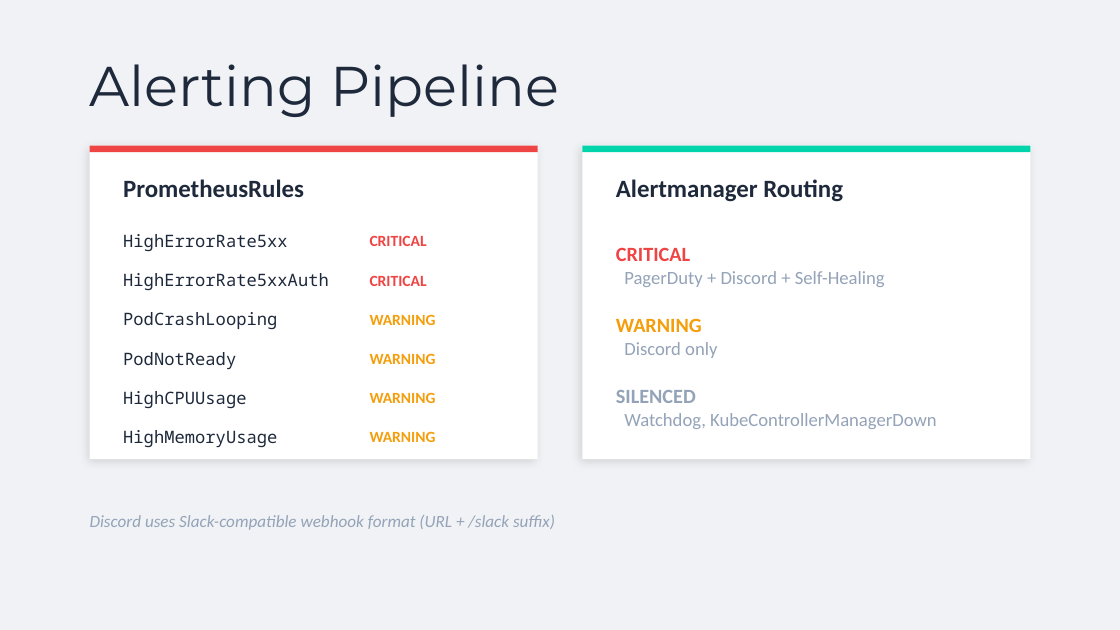
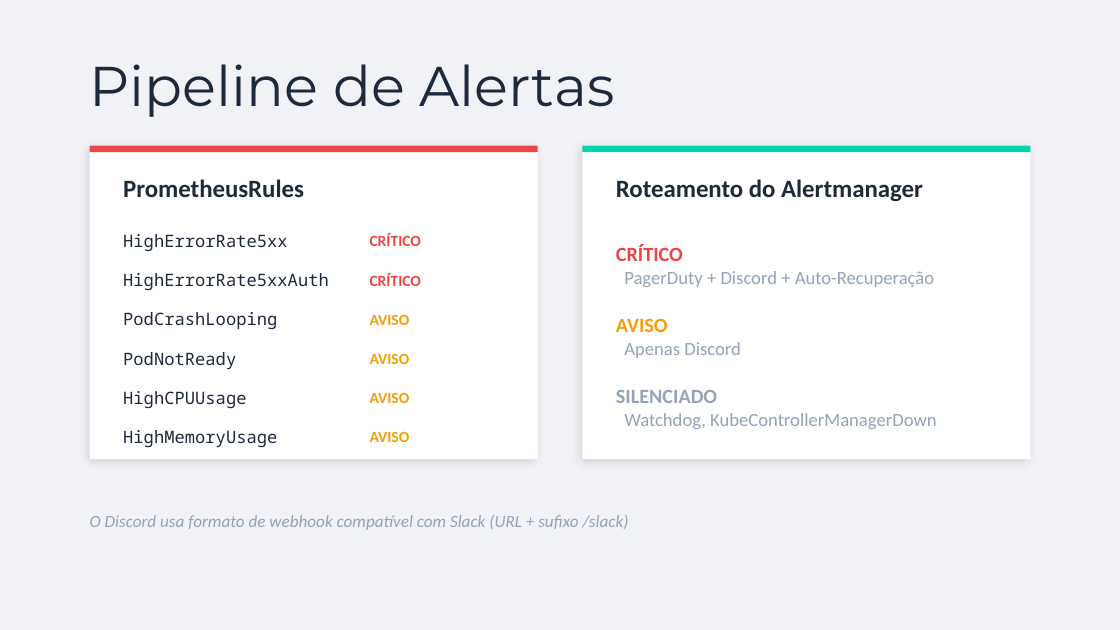
Before and after one commit to rivachef/TC4-ToggleMaster, a slide deck: slide 8 of docs/ToggleMaster-Phase4-Presentation.pptx. Drawn at 1120x630 pixels with LibreOffice and Linux fonts; fonts in the diff are those of the drawing. Boxes give left, top, right and bottom in pixels: in the first picture for what was removed or moved away, otherwise in the second. Text is boxed around its words. In the diff, an @@ line names an element or a change of style, - is before the commit and + after.

```diff
--- a/docs/ToggleMaster-Phase4-Presentation.pptx
+++ b/docs/ToggleMaster-Phase4-Presentation.pptx
@@ text at [90, 64, 615, 117]: text changed @@
-Alerting Pipeline
+Pipeline de Alertas
@@ text at [616, 179, 923, 202]: text changed @@
-Alertmanager Routing
+Roteamento do Alertmanager
@@ text at [370, 233, 421, 246]: text changed @@
-CRITICAL
+CRÍTICO
@@ text at [370, 273, 421, 286]: text changed @@
-CRITICAL
+CRÍTICO
@@ text at [616, 271, 934, 403]: text changed @@
-CRITICAL
-PagerDuty + Discord + Self-Healing
-WARNING
-Discord only
-SILENCED
+CRÍTICO
+PagerDuty + Discord + Auto-Recuperação
+AVISO
+Apenas Discord
+SILENCIADO
@@ text at [370, 314, 410, 325]: text changed @@
-WARNING
+AVISO
@@ text at [370, 353, 410, 364]: text changed @@
-WARNING
+AVISO
@@ text at [370, 392, 410, 403]: text changed @@
-WARNING
+AVISO
@@ text at [370, 431, 410, 442]: text changed @@
-WARNING
+AVISO
@@ text at [90, 515, 629, 530]: text changed @@
-Discord uses Slack-compatible webhook format (URL + /slack suffix)
+O Discord usa formato de webhook compatível com Slack (URL + sufixo /slack)
```
Also in this commit, not shown: 12 other slides changed, 1 other file.
